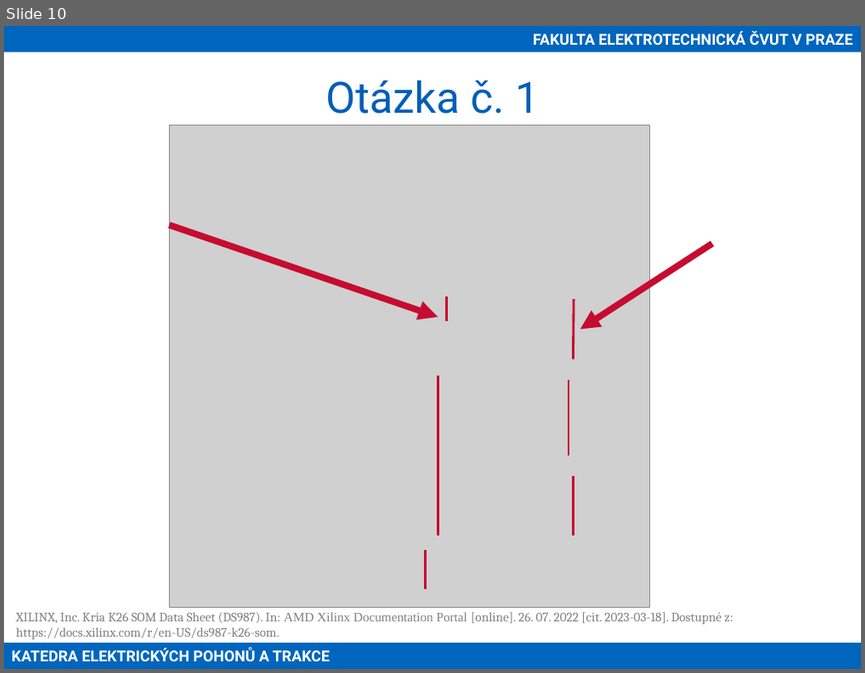
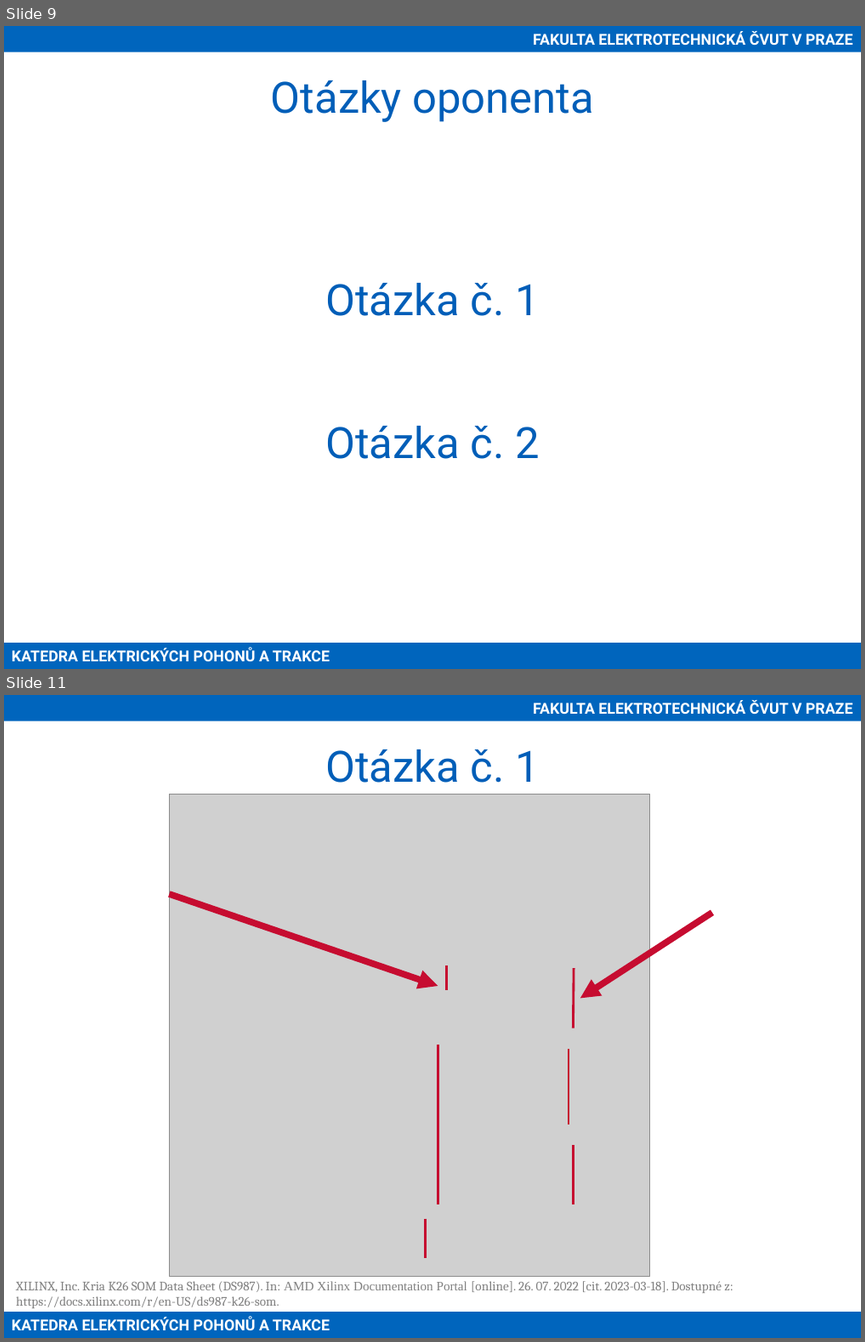
Before and after one commit to petrzakopal/dp, a slide deck: presentation/Zakopal-prezentace.pptx. Shown one above the other, each under a label of ours: slide 10 before the commit, slides 9 and 11 after it; the slides between them are not shown. The pictures are 865x673 and 865x1342 pixels, drawn with LibreOffice and Linux fonts; fonts in the diff are those of the drawing; grey boxes stand for pictures; background and template pictures are left out. Boxes give left, top, right and bottom in pixels: in the first picture for what was removed or moved away, otherwise in the second. Text is boxed around its words. In the diff, an @@ line names an element or a change of style, - is before the commit and + after.

```diff
--- a/presentation/Zakopal-prezentace.pptx
+++ b/presentation/Zakopal-prezentace.pptx
@@ slide 9 added at <box>4,26,861,669</box>, background #FFFFFF; not listed: 2 template elements that a slide beside it also shows @@
@@ title added at <box>271,80,595,122</box>, 40 pt, text #005EB8 @@
+Otázky oponenta
@@ text added at <box>325,283,540,316</box>, 40 pt, text #005EB8 @@
+Otázka č. 1
@@ text added at <box>325,426,540,459</box>, 40 pt, text #005EB8 @@
+Otázka č. 2
@@ what was slide 10 is now slide 11 @@
```
Also in this commit, not shown: 2 slides changed, 1 other slide added.
